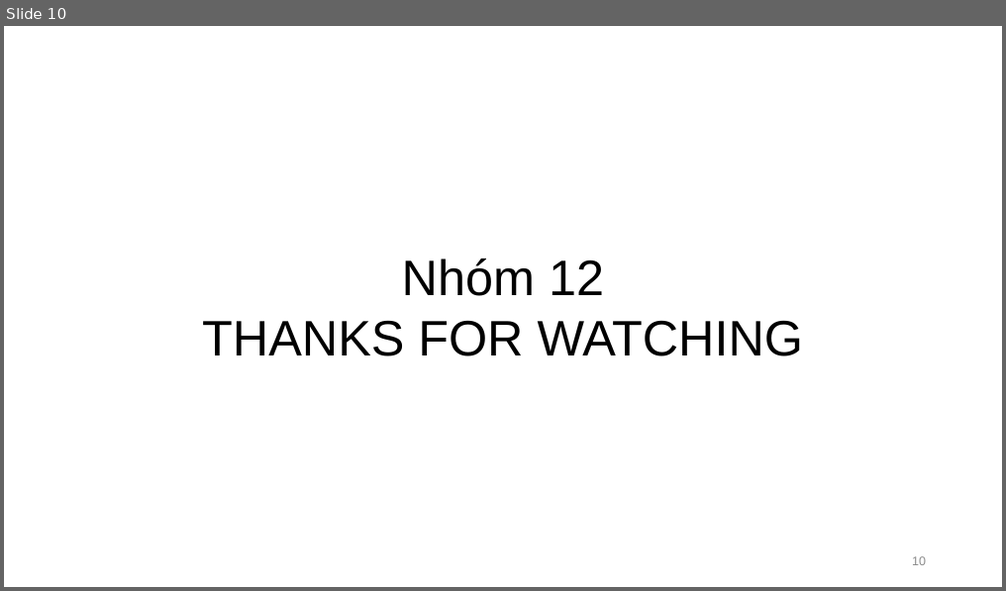
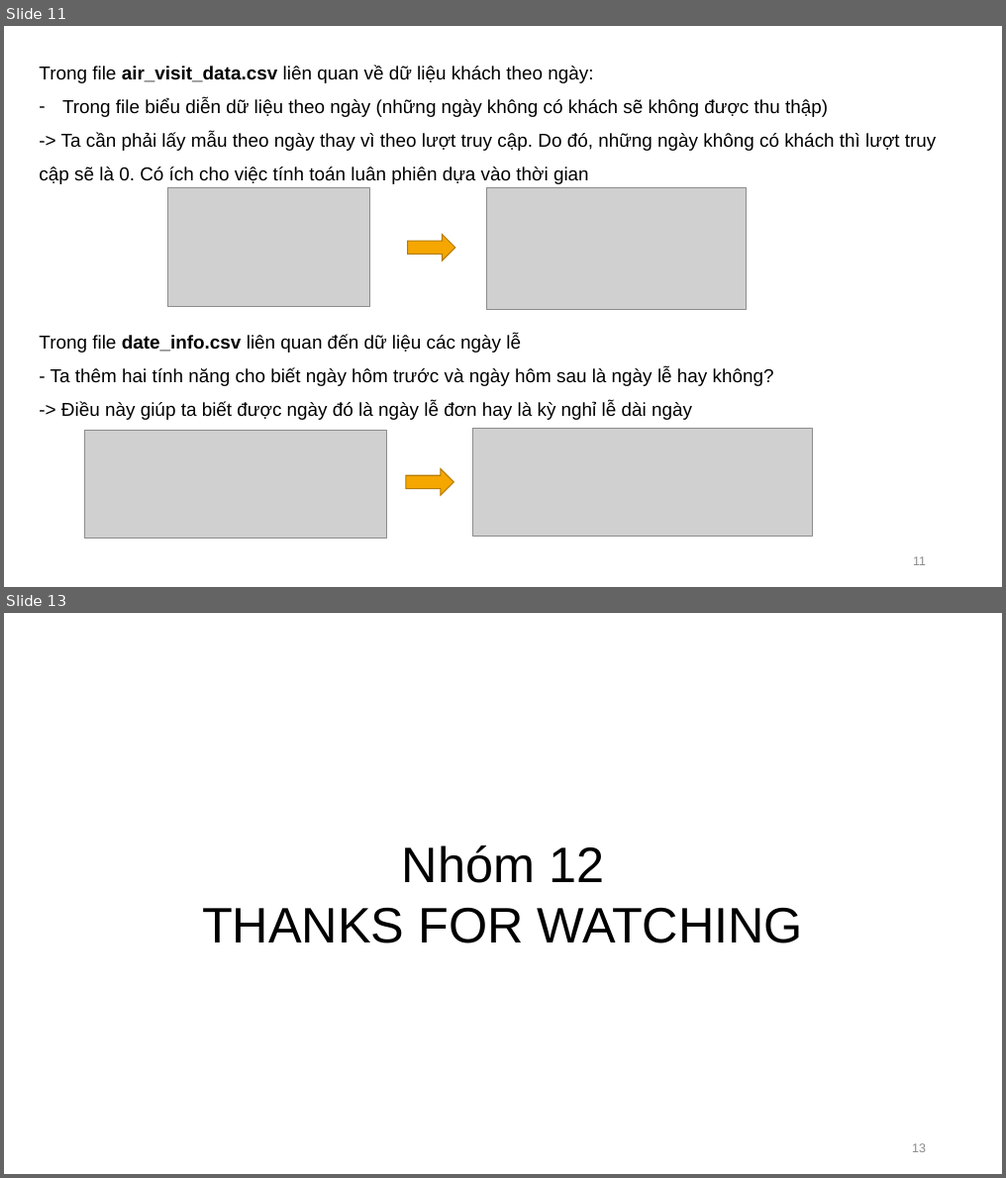
Before and after one commit to pdthuc/Project-Applied_Data_Science, a slide deck: Presentation/GIỚI THIỆU ĐỀ TÀI.pptx. Shown one above the other, each under a label of ours: slide 10 before the commit, slides 11 and 13 after it; the slides between them are not shown. The pictures are 1006x591 and 1006x1178 pixels, drawn with LibreOffice and Linux fonts; fonts in the diff are those of the drawing; grey boxes stand for pictures. Boxes give left, top, right and bottom in pixels: in the first picture for what was removed or moved away, otherwise in the second. Text is boxed around its words. In the diff, an @@ line names an element or a change of style, - is before the commit and + after.

Commit message:
9/11 update slide

```diff
--- a/Presentation/GIỚI THIỆU ĐỀ TÀI.pptx
+++ b/Presentation/GIỚI THIỆU ĐỀ TÀI.pptx
@@ slide 11 added at [4,26,1002,587], background #FFFFFF @@
@@ text added at [39,66,936,420], 18 pt, text #000000 @@
+Trong file air_visit_data.csv liên quan về dữ liệu khách theo ngày:
+– Trong file biểu diễn dữ liệu theo ngày (những ngày không có khách sẽ không được thu thập)
+-> Ta cần phải lấy mẫu theo ngày thay vì theo lượt truy cập. Do đó, những ngày không có khách thì lượt truy cập sẽ là 0. Có ích cho việc tính toán luân phiên dựa vào thời gian
+Trong file date_info.csv liên quan đến dữ liệu các ngày lễ
+- Ta thêm hai tính năng cho biết ngày hôm trước và ngày hôm sau là ngày lễ hay không?
+-> Điều này giúp ta biết được ngày đó là ngày lễ đơn hay là kỳ nghỉ lễ dài ngày
@@ picture added at [168,187,370,307] @@
@@ picture added at [487,187,746,310] @@
@@ right arrow added at [408,234,455,261], fill #F5A700, outline #B57C00 1 pt @@
@@ picture added at [85,430,387,538] @@
@@ picture added at [472,429,812,537] @@
@@ right arrow added at [406,470,453,495], fill #F5A700, outline #B57C00 1 pt @@
@@ page number added at [913,557,926,566], 12 pt, text #8C8C8C @@
+11
@@ what was slide 10 is now slide 13 @@
@@ page number at [912,1144,926,1153]: text changed @@
-10
+13
```
Also in this commit, not shown: 2 other slides added.
